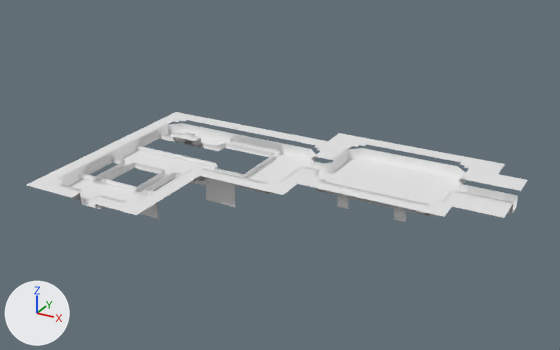
The OBJ model Ods217/Assets/Level_Data/lvl_PirateShip/Meshes/lvl2_PirateGauntlet.obj: old version first, new version second.
Both versions are drawn from a 50 mm camera at (30.9, -115.0, 54.9) aimed at (-27.5, -8.9, 1.9). The axes (+X, +Y, +Z) are drawn at lower left. The lights are the same throughout. Where no turn or scale is listed for an object, it has been applied to the vertices. Vertices at the same position are counted once.
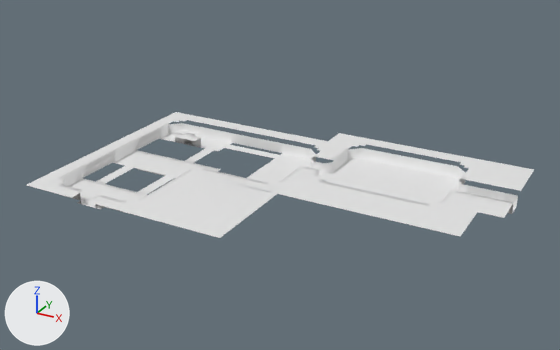
Where the change shows, as pixel boxes [x1, y1, x2, y2] in the pictures (560 x 350 px; the box of a moved part takes in the faces that stretch with it):
'Default', reshaped (14% taller)
    before: [27, 112, 528, 222]
    after: [27, 112, 534, 238]
part 1 of me_default, moved or reshaped
    before: [78, 134, 282, 195]
    after: [137, 149, 477, 238]
part 2 of me_default, added
    after: [500, 164, 534, 180]

Edits to the bpy script that builds the scene:
```text
Change me_default:
    used by ob_default; location = (0.0, 0.0, 0.0)
    remove me_default.from_pydata(...)  # 2578 vertices, 4460 faces; spans x -62.0..10.0, y -33.0..14.0, z -4.0..2.0
    add me_default.from_pydata(...)  # 2703 vertices, 4652 faces; spans x -62.0..10.0, y -33.0..14.0, z -4.0..2.0
    me_default part 1: 2 vertices moved from x -47.0..-46.0, y -8.0..-1.0, z 1.0 to x -48.0..-46.0, y -7.0..-2.0, z 0.0; 138 vertices removed from x -59.0..-34.0, y -24.0..4.0, z 1.0; 238 vertices added at x -48.0..6.0, y -33.0..-2.0, z 0.0..2.0
    me_default part 2: 25 vertices added at x 6.0..10.0, y 10.0..14.0, z 2.0
```
